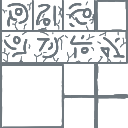
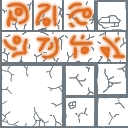
Before/after of a (128, 128) layered artwork. What changed in the layer stack:
showed "Copy of Layer 6" (1st of 5) over <box>1,0,128,128</box>
showed "Copy of Layer 6" (2nd of 5) over <box>1,0,128,128</box>
painted on "root Merged" over <box>1,0,128,128</box>
